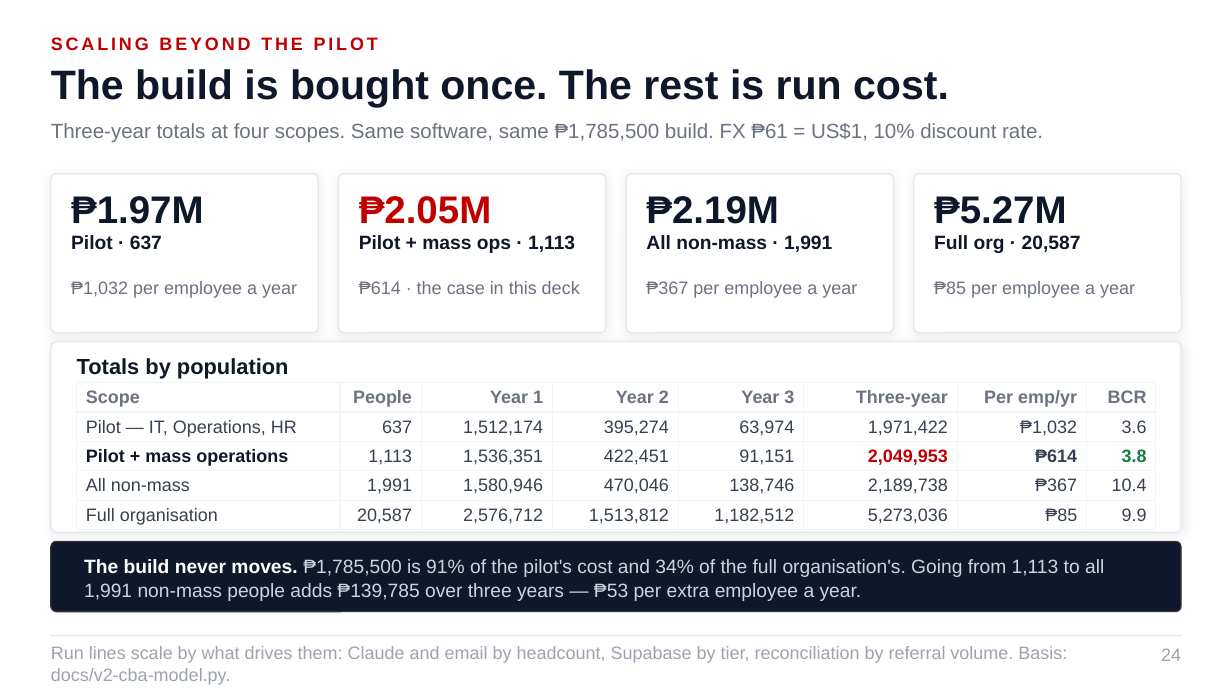
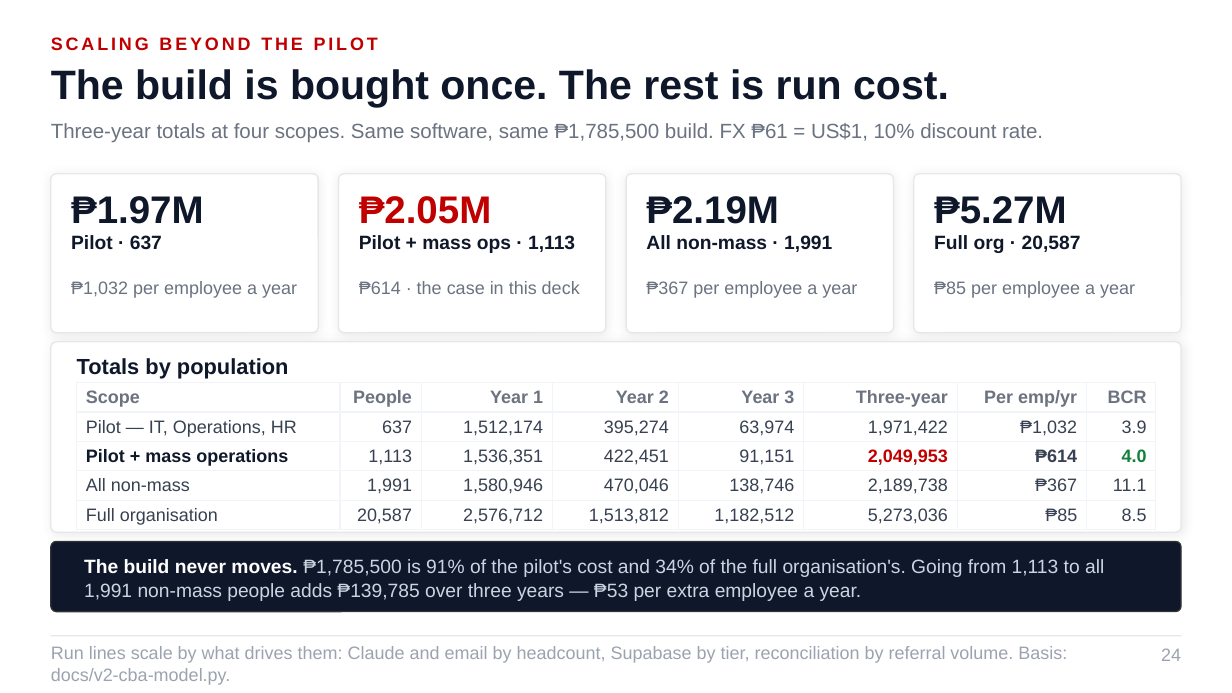
Before and after one commit to Ruffa06/Talent-Marketplace, a slide deck: slide 24 of docs/Growth_Talent_Marketplace_ALP.pptx. Drawn at 1232x693 pixels with LibreOffice and Linux fonts; fonts in the diff are those of the drawing. Boxes give left, top, right and bottom in pixels: in the first picture for what was removed or moved away, otherwise in the second. Text is boxed around its words. In the diff, an @@ line names an element or a change of style, - is before the commit and + after.

```diff
--- a/docs/Growth_Talent_Marketplace_ALP.pptx
+++ b/docs/Growth_Talent_Marketplace_ALP.pptx
@@ table at box(77, 383, 1156, 529) @@
-row 2, column 8: 3.6
+row 2, column 8: 3.9
-row 3, column 8: 3.8
+row 3, column 8: 4.0
-row 4, column 8: 10.4
+row 4, column 8: 11.1
-row 5, column 8: 9.9
+row 5, column 8: 8.5
```
Also in this commit, not shown: 10 other slides changed, 4 other files.
